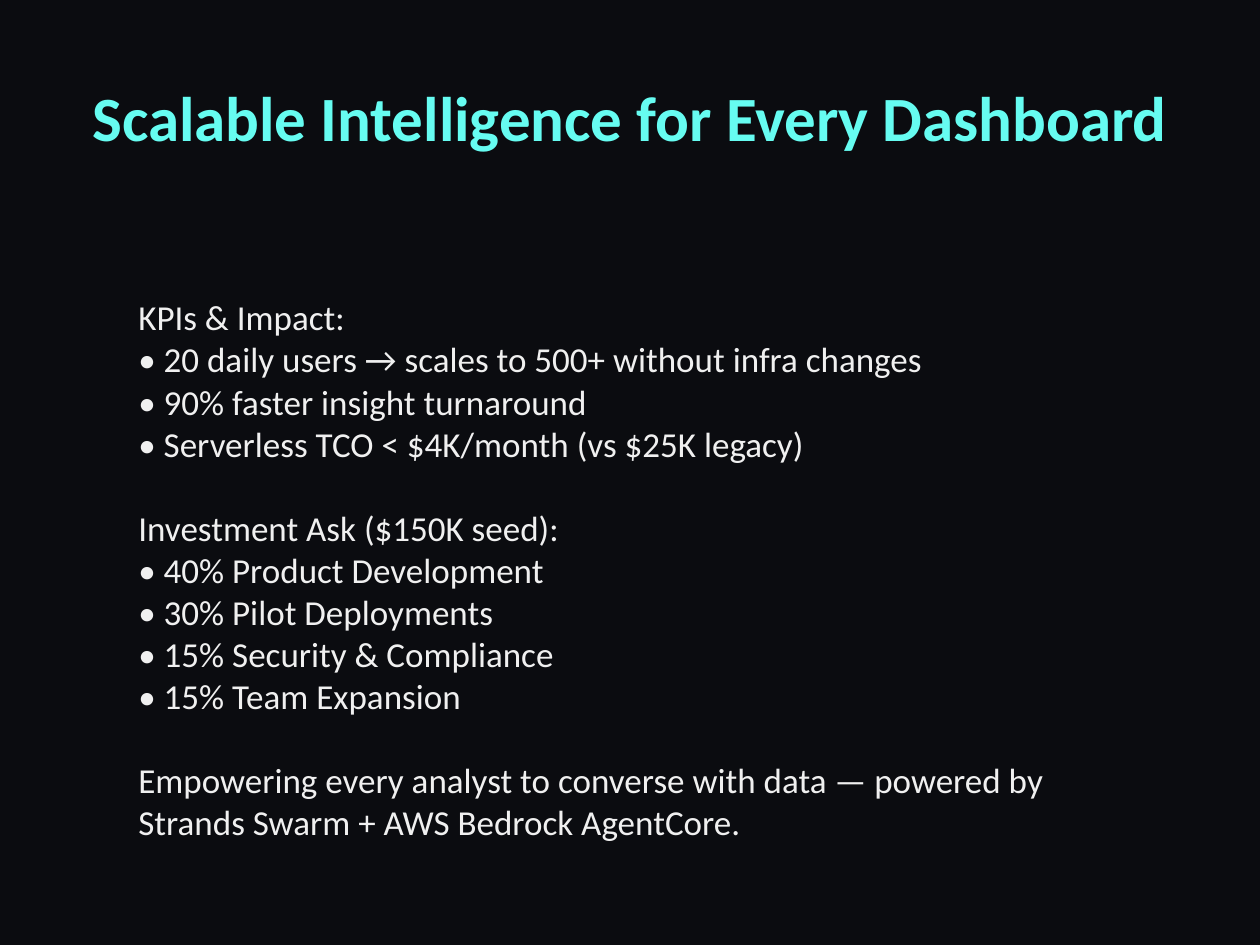
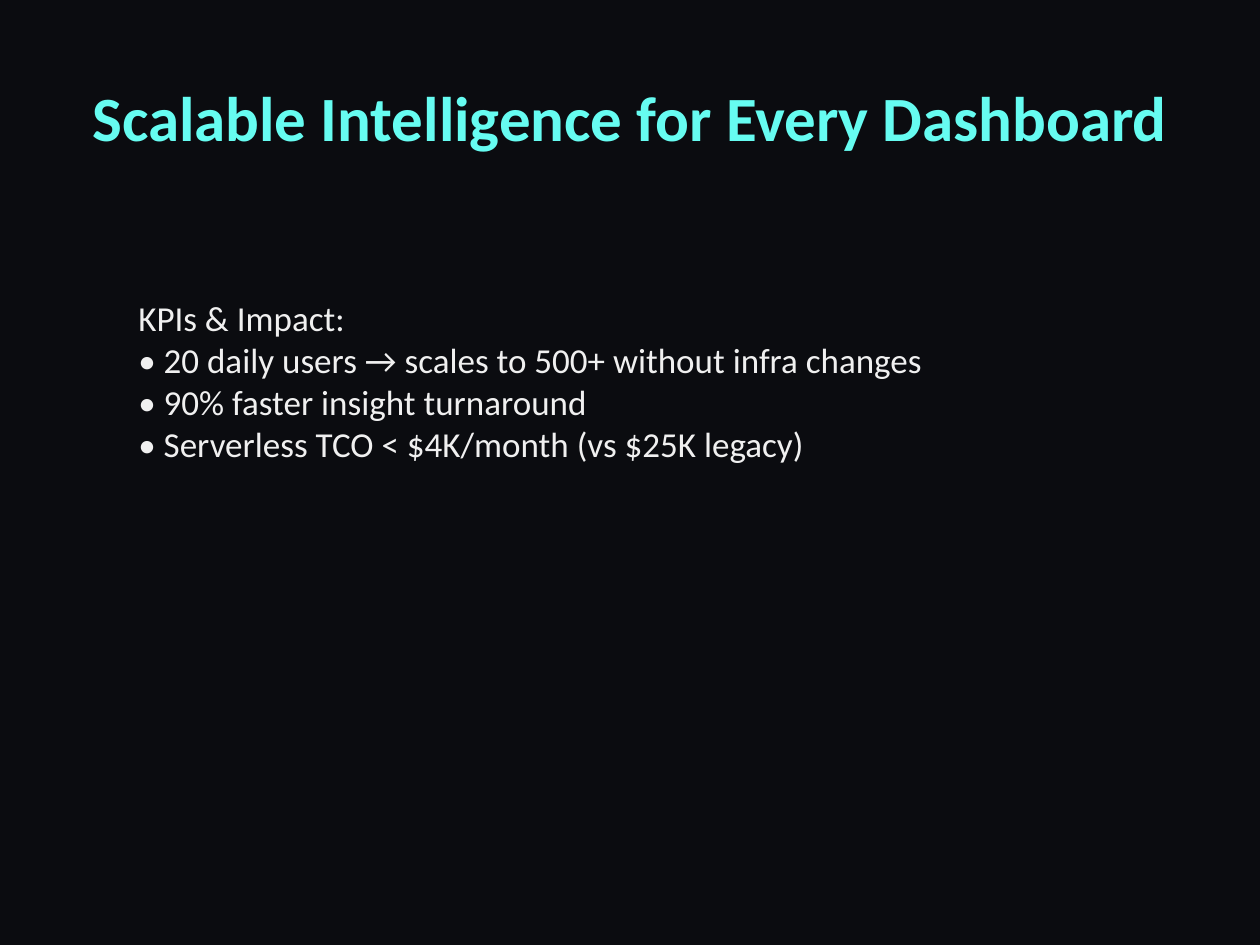
Before and after one commit to JSantoshVarmaKosuri/Presentations, a slide deck: slide 4 of Strands_Swarm_AgentCore_Investor_Pitch.pptx. Drawn at 1260x945 pixels with LibreOffice and Linux fonts; fonts in the diff are those of the drawing. Boxes give left, top, right and bottom in pixels: in the first picture for what was removed or moved away, otherwise in the second. Text is boxed around its words. In the diff, an @@ line names an element or a change of style, - is before the commit and + after.

```diff
--- a/Strands_Swarm_AgentCore_Investor_Pitch.pptx
+++ b/Strands_Swarm_AgentCore_Investor_Pitch.pptx
@@ text at [138, 308, 922, 463]: text changed @@
-KPIs & Impact:
-• 20 daily users → scales to 500+ without infra changes
-• 90% faster insight turnaround
-• Serverless TCO < $4K/month (vs $25K legacy)
-Investment Ask ($150K seed):
-• 40% Product Development
-• 30% Pilot Deployments
-• 15% Security & Compliance
-• 15% Team Expansion
-Empowering every analyst to converse with data — powered by Strands Swarm + AWS Bedrock AgentCore.
+KPIs & Impact:
+• 20 daily users → scales to 500+ without infra changes
+• 90% faster insight turnaround
+• Serverless TCO < $4K/month (vs $25K legacy)
```
Also in this commit, not shown: 1 other file.
